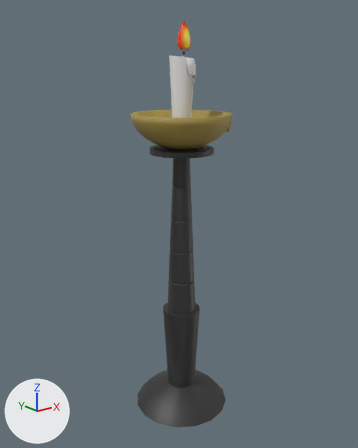
What one commit did to the glTF model project/Resources/Assets/models/candlestickR/candlestickR.gltf.
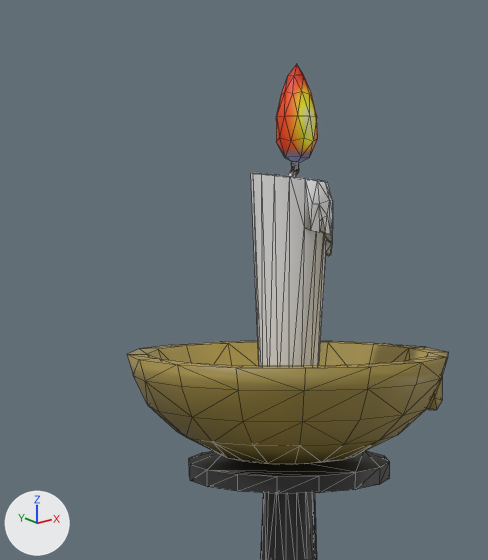
Old and new are each drawn whole from a 50 mm lens placed at (-2.8, -3.47, 3.31), pointed at (-0.01, 0.03, 1.91) and again close up on the part from 25% to 69% of the width and 0% to 40% of the height. Arrows for +X, +Y and +Z are at lower left; the lights stay in place. The last two pictures show the newer version. The close-ups show mesh edges as thin lines. Vertices at exactly the same position are counted once.

Objects in the first close-up: '円柱'.
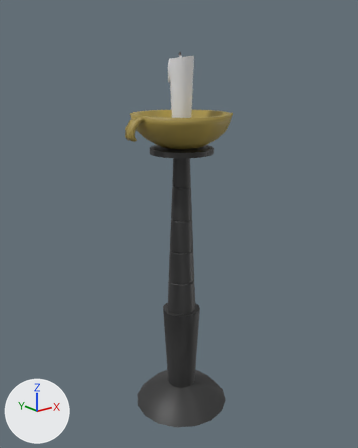
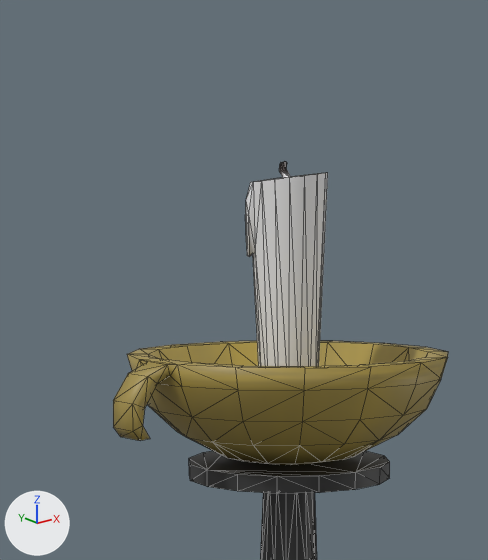
Location of each change, [x1, y1, x2, y2] in pixels of the close-ups (488 x 560 px; the box of a moved part takes in the faces that stretch with it):
```json
{"object": "円柱", "change": "reshaped", "before": [127, 64, 448, 560], "after": [113, 161, 448, 560]}
{"part": 1, "of": "me_円柱", "change": "deleted", "before": [276, 64, 318, 163]}
{"part": 2, "of": "me_円柱", "change": "moved or reshaped", "before": [251, 162, 442, 410], "after": [113, 161, 328, 441]}
{"part": 3, "of": "me_円柱", "change": "surface changed", "before": [131, 341, 442, 489], "after": [131, 341, 442, 489]}
```

Edits to the scene script, one JSON object a line:
```json
{"block": "me_円柱", "where": "# used by ob_円柱; location = (0.0, 0.0, 0.0)"}
{"op": "remove", "block": "me_円柱", "code": "me_円柱.from_pydata(...)  # 585 vertices, 1154 faces; spans x -0.47..0.56, y -0.47..0.47, z 0.01..3.69"}
{"op": "add", "block": "me_円柱", "code": "me_円柱.from_pydata(...)  # 543 vertices, 1074 faces; spans x -0.56..0.47, y -0.47..0.47, z 0.01..3.45"}
{"block": "me_円柱", "change": "me_円柱 part 1: the loose piece of 42 vertices spanning x -0.04..0.07, y -0.07..0.04, z 3.44..3.69 is deleted"}
{"block": "me_円柱", "change": "me_円柱 part 2: 39 vertices moved from x -0.02..0.1, y -0.12..0.0, z 3.2..3.45 to x -0.1..0.02, y 0.0..0.12, z 3.2..3.45; 38 vertices removed from x -0.11..0.56, y -0.1..0.11, z 2.74..3.42; 38 vertices added at x -0.56..0.11, y -0.11..0.1, z 2.74..3.42"}
{"block": "me_円柱", "change": "me_円柱 part 3: 612 kept faces spanning x -0.47..0.47, y -0.47..0.47, z 0.01..2.94 get new texture (UV) coordinates"}
{"block": "me_円柱", "change": "other edits to the shape of me_円柱 do not show in these pictures"}
{"op": "remove", "block": "me_円柱", "code": "me_円柱.materials.append(mat_マテリアル_003)  # picture img_candlefire"}
```
